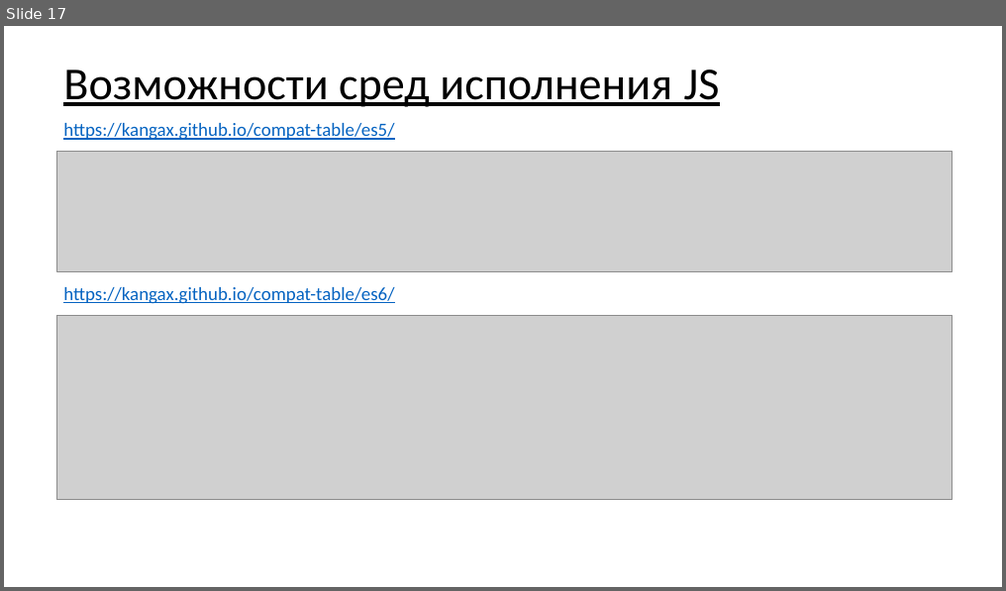
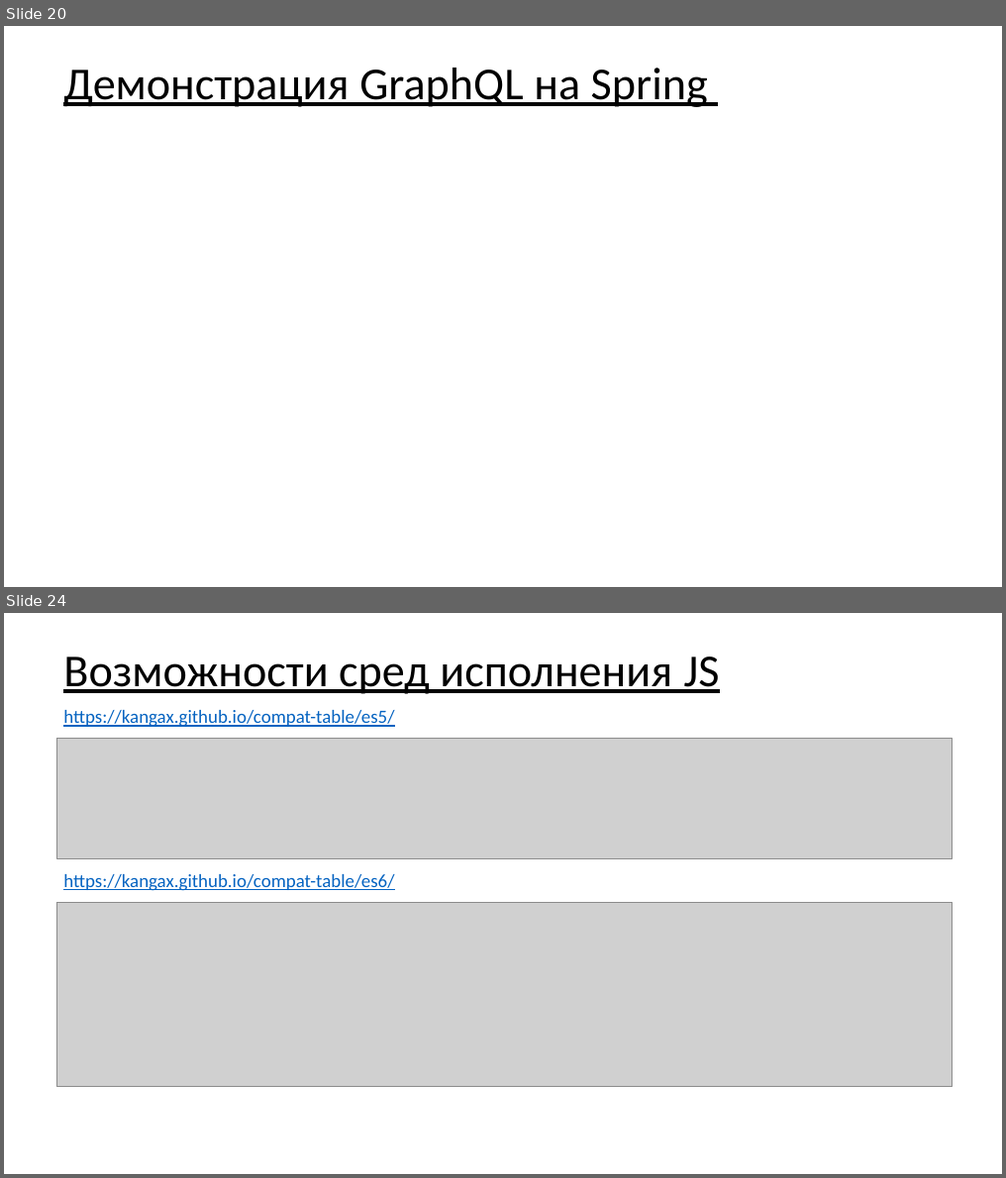
Before and after one commit to asbeseda/graphql-demo, a slide deck: graphql-spring-node.pptx. Shown one above the other, each under a label of ours: slide 17 before the commit, slides 20 and 24 after it; the slides between them are not shown. The pictures are 1006x591 and 1006x1178 pixels, drawn with LibreOffice and Linux fonts; fonts in the diff are those of the drawing; grey boxes stand for pictures. Boxes give left, top, right and bottom in pixels: in the first picture for what was removed or moved away, otherwise in the second. Text is boxed around its words. In the diff, an @@ line names an element or a change of style, - is before the commit and + after.

```diff
--- a/graphql-spring-node.pptx
+++ b/graphql-spring-node.pptx
@@ slide 20 added at <box>4,26,1002,587</box>, background #FFFFFF @@
@@ title added at <box>63,68,708,107</box>, 44 pt, text #000000, underline @@
+Демонстрация GraphQL на Spring
@@ what was slide 17 is now slide 24 @@
```
Also in this commit, not shown: 6 slides changed, 8 other slides added, 27 other files.
